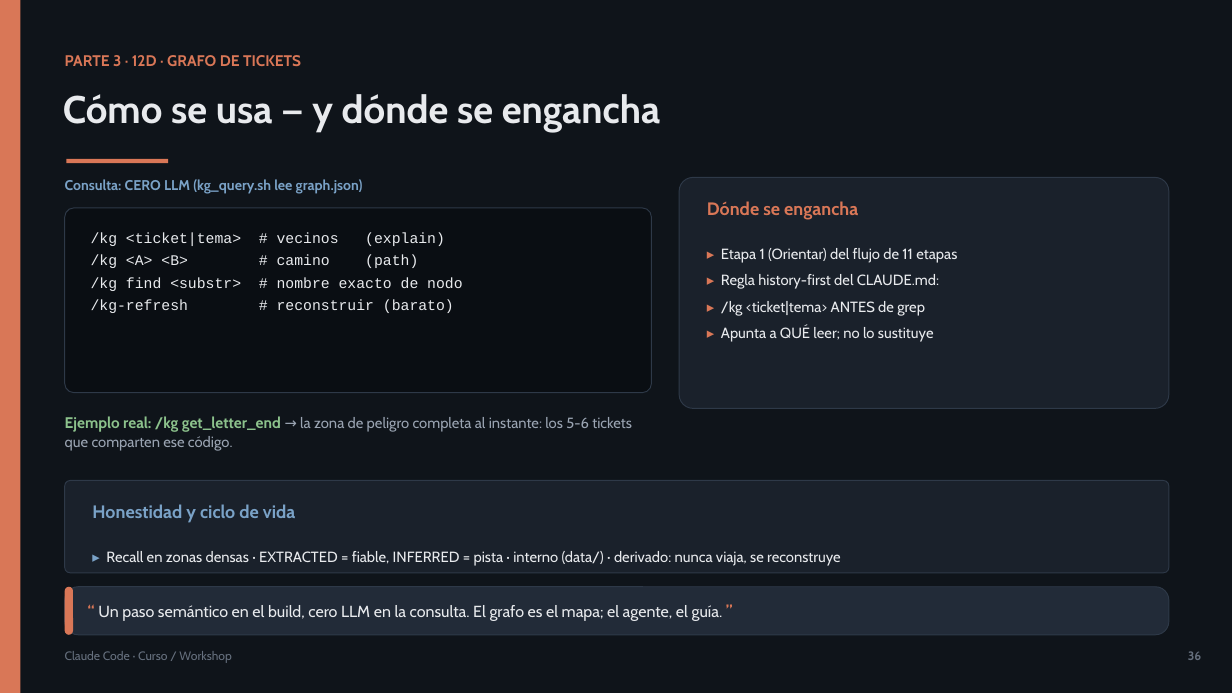
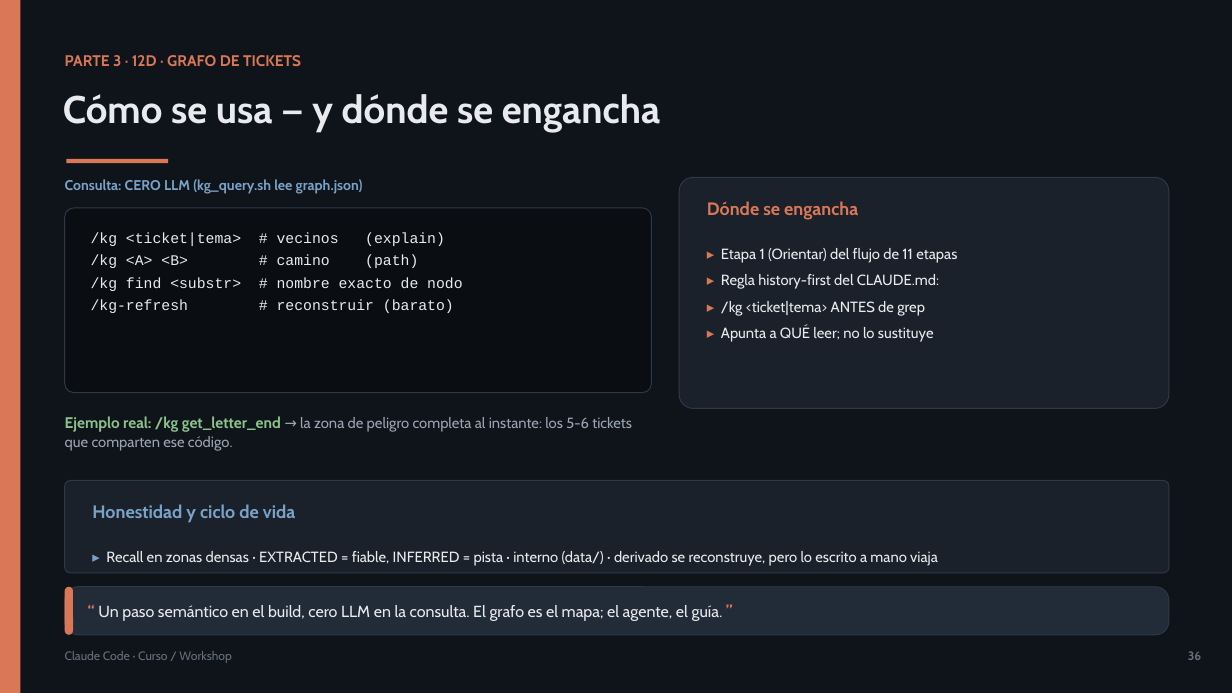
Before and after one commit to olonok69/claude_code_ml_engineer, a slide deck: slide 39 of presentacion/Claude_Code_Presentacion.pptx. Drawn at 1232x693 pixels with LibreOffice and Linux fonts; fonts in the diff are those of the drawing. Boxes give left, top, right and bottom in pixels: in the first picture for what was removed or moved away, otherwise in the second. Text is boxed around its words. In the diff, an @@ line names an element or a change of style, - is before the commit and + after.

```diff
--- a/presentacion/Claude_Code_Presentacion.pptx
+++ b/presentacion/Claude_Code_Presentacion.pptx
@@ text at (106, 551, 938, 566): text changed @@
-▸ Recall en zonas densas · EXTRACTED = fiable, INFERRED = pista · interno (data/) · derivado: nunca viaja, se reconstruye
+▸ Recall en zonas densas · EXTRACTED = fiable, INFERRED = pista · interno (data/) · derivado se reconstruye, pero lo escrito a mano viaja
```
Also in this commit, not shown: 1 other slide changed, 8 other files.
